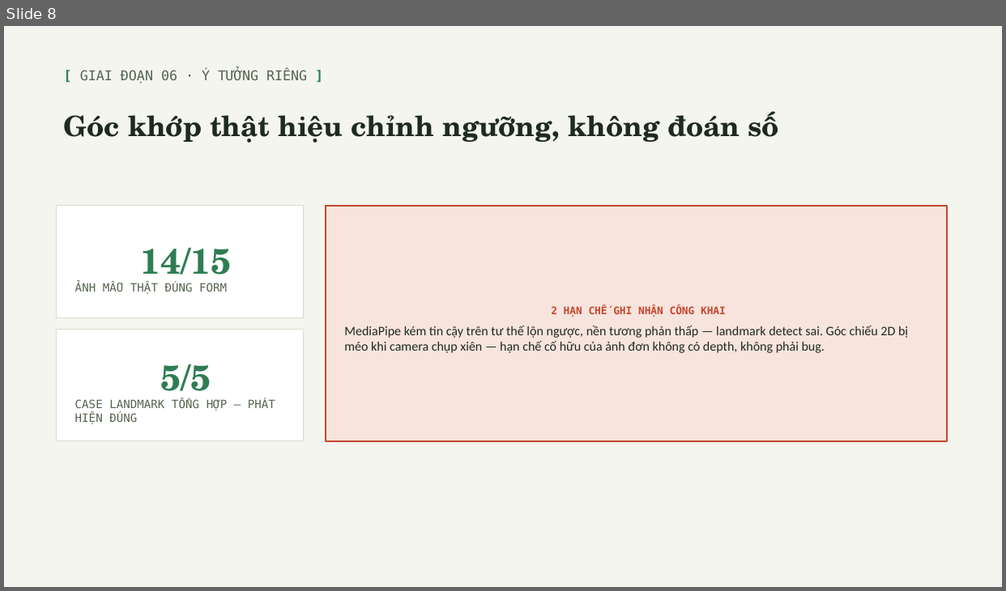
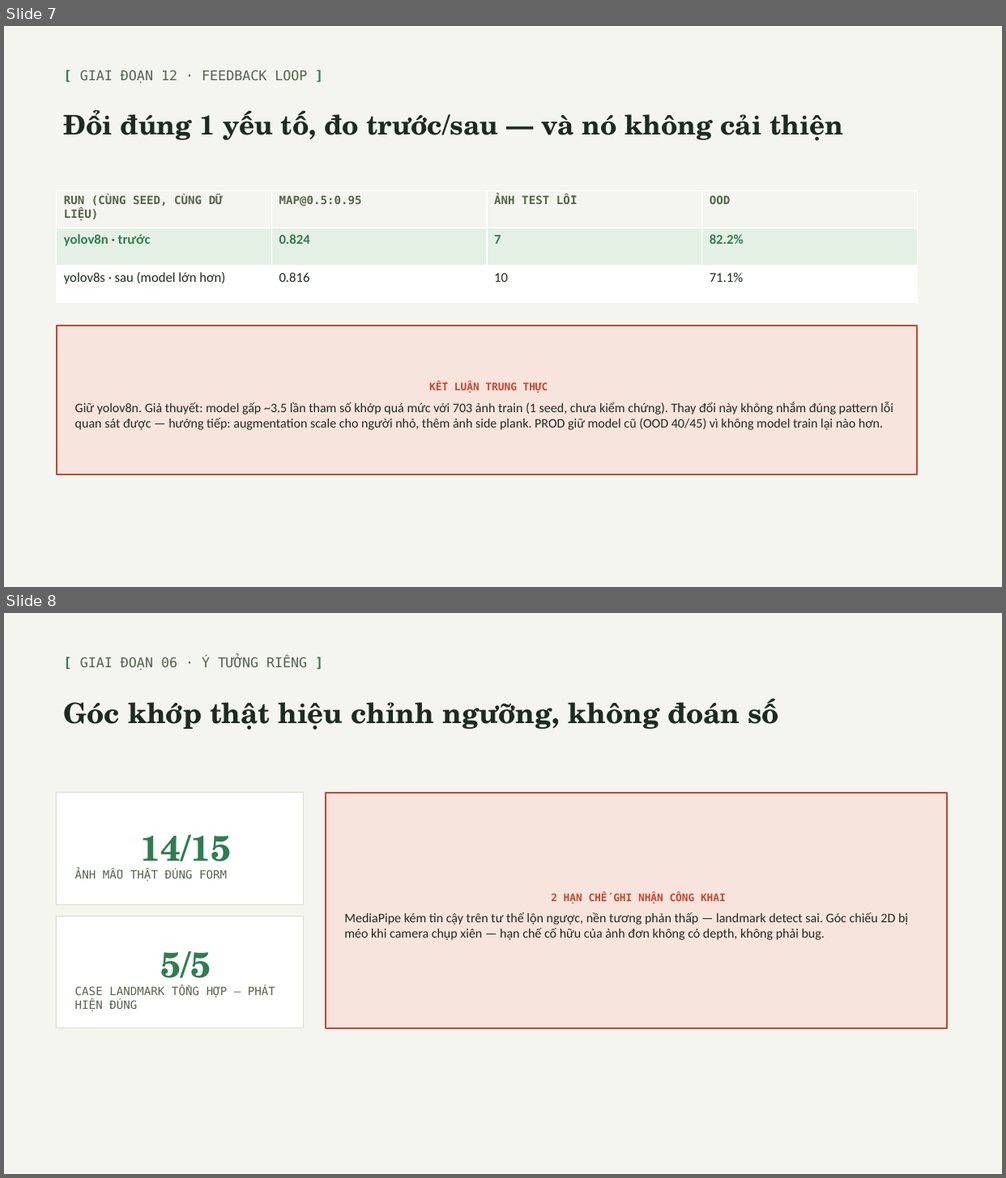
Before and after one commit to tom-the-prgrmr/computer-vision-project, a slide deck: docs/slides/presentation.pptx. Shown one above the other, each under a label of ours: slide 8 before the commit, slides 7 and 8 after it. The pictures are 1006x591 and 1006x1178 pixels, drawn with LibreOffice and Linux fonts; fonts in the diff are those of the drawing. Boxes give left, top, right and bottom in pixels: in the first picture for what was removed or moved away, otherwise in the second. Text is boxed around its words. In the diff, an @@ line names an element or a change of style, - is before the commit and + after.

```diff
--- a/docs/slides/presentation.pptx
+++ b/docs/slides/presentation.pptx
@@ slide 7 added at (4,26,1002,587), background #F3F5EE @@
@@ text added at (80,70,307,84), 13 pt, text #56634F @@
+[ GIAI ĐOẠN 12 · FEEDBACK LOOP ]
@@ text added at (64,110,843,141), 26 pt, text #1E2A20, bold @@
+Đổi đúng 1 yếu tố, đo trước/sau — và nó không cải thiện
@@ table added at (57,190,918,416), 3 rows, 4 columns @@
+RUN (CÙNG SEED, CÙNG DỮ LIỆU) | MAP@0.5:0.95 | ẢNH TEST LỖI | OOD
+yolov8n · trước | 0.824 | 7 | 82.2%
+yolov8s · sau (model lớn hơn) | 0.816 | 10 | 71.1%
@@ rectangle added at (57,326,918,476), fill #F7E4DD, outline #C4482E 1.5 pt, 12.5 pt, text #1E2A20 @@
+KẾT LUẬN TRUNG THỰC
+Giữ yolov8n. Giả thuyết: model gấp ~3.5 lần tham số khớp quá mức với 703 ảnh train (1 seed, chưa kiểm chứng). Thay đổi này không nhắm đúng pattern lỗi quan sát được — hướng tiếp: augmentation scale cho người nhỏ, thêm ảnh side plank. PROD giữ model cũ (OOD 40/45) vì không model train lại nào hơn.
```
Also in this commit, not shown: 1 slide changed, 4 other slides added, 5 slides removed, 11 other files.
